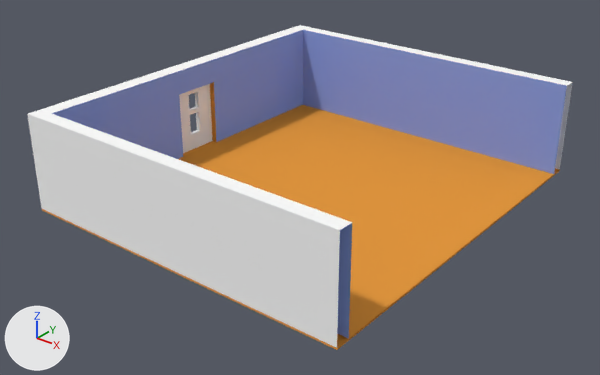
What one commit did to the Blender file iggj19-game/Assets/Models/door.blend.
One viewpoint serves both versions: a 50 mm lens placed at (1.83, -3.83, 2.35), pointed at (-1.12, -0.14, 0.06). Arrows for +X, +Y and +Z are at lower left; the lights stay in place.

Names of what the first picture shows: 'Cube.004', 'Wohnung'.
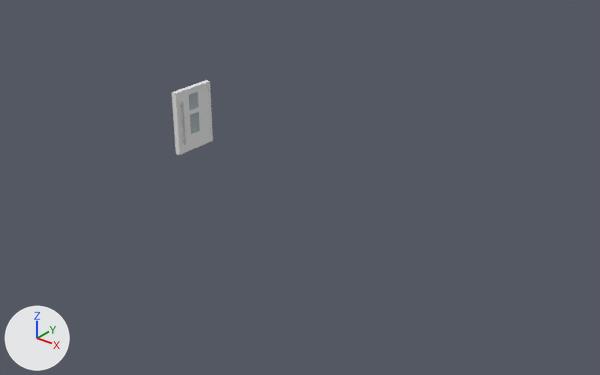
Where the change shows, as pixel boxes [x1, y1, x2, y2] in the pictures (600 x 375 px):
'Wohnung', deleted: before [27, 25, 573, 350]
    faces in mat_wall (white #fdfdfd): [27, 25, 573, 348]
    faces in mat_inner_wall (blue #8ca2e7): [52, 30, 567, 339]
    faces in mat_floor_001 (orange #e79a40): [42, 82, 560, 350]
'Cube.004', reshaped, rescaled: before [179, 84, 213, 153]; after [172, 80, 213, 155]

The edits, one by one:
Material 'door' (mat_door) is new.
Its base color is (0.8, 0.8, 0.8) (white #e7e7e7).
Material 'glas' (mat_glas) is new.
Its base color is (0.408, 0.469, 0.497) (grey #abb6bb).
Material 'griff' (mat_griff) is new.
Its base color is (0.581, 0.581, 0.581) (light grey #c9c9c9).
me_cube_004 is used by ob_cube_004; location (-2.2, 0.0, 0.227); scale (0.0276, 0.163, 0.224).
me_cube_004 had 48 vertices, 50 faces and spanned x -0.55..0.55, y -1.02..1.02, z -1.01..1.02.
me_cube_004 now has 324 vertices, 262 faces and spans x -0.04..0.04, y -0.17..0.17, z -0.23..0.23.
me_cube_004 part 1: 48 vertices removed from x -0.55..0.55, y -1.02..1.02, z -1.01..1.02; 324 vertices added at x -0.04..0.04, y -0.17..0.17, z -0.23..0.23.
me_cube_004 now uses material mat_door (white #e7e7e7).
me_cube_004 now uses material mat_glas (grey #abb6bb).
me_cube_004 now uses material mat_griff (light grey #c9c9c9).
Object 'Cube.004' (ob_cube_004) is rescaled from (0.0276, 0.163, 0.224) to (1.0, 1.0, 1.0).
Object 'Wohnung' (ob_wohnung) is deleted.
